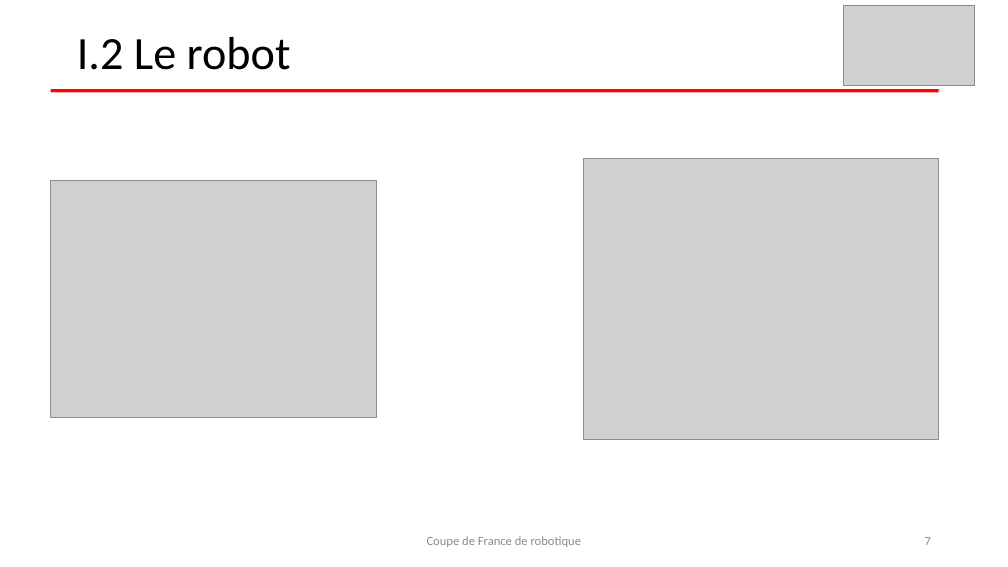
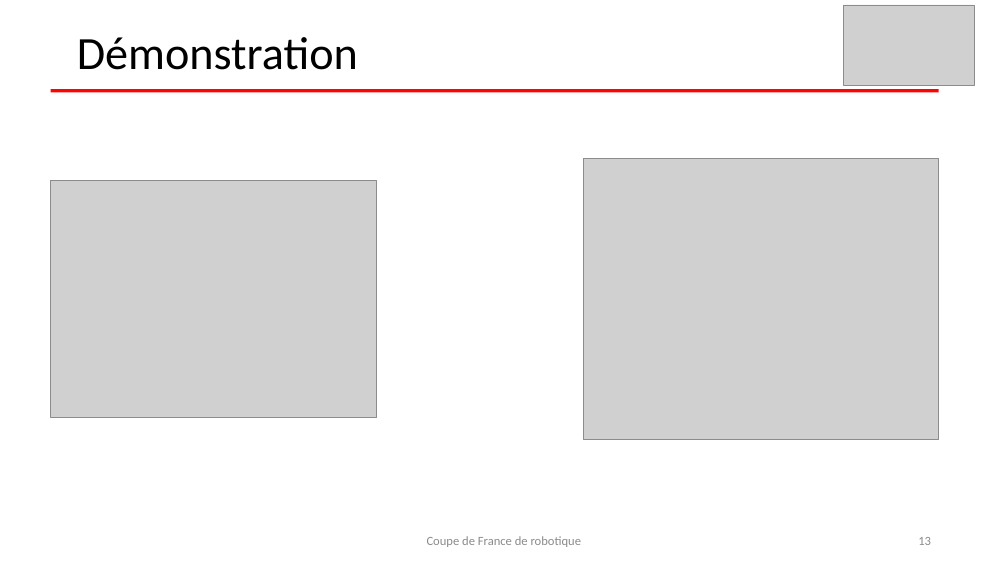
Before and after one commit to nsobczak/CoupeDeFrance, a slide deck: slide 13 of Présentation 1er semestre/2016-12 Présentation coupe de France.pptx (slide 7 before the commit). Drawn at 1008x567 pixels with LibreOffice and Linux fonts; fonts in the diff are those of the drawing; grey boxes stand for pictures. Boxes give left, top, right and bottom in pixels: in the first picture for what was removed or moved away, otherwise in the second. Text is boxed around its words. In the diff, an @@ line names an element or a change of style, - is before the commit and + after.

```diff
--- a/Présentation 1er semestre/2016-12 Présentation coupe de France.pptx
+++ b/Présentation 1er semestre/2016-12 Présentation coupe de France.pptx
@@ text at (x1=77, y1=37, x2=358, y2=70): text changed @@
-I.2 Le robot
+Démonstration
@@ page number at (x1=918, y1=537, x2=931, y2=545): text changed @@
-7
+13
```
Also in this commit, not shown: 7 other slides changed.
